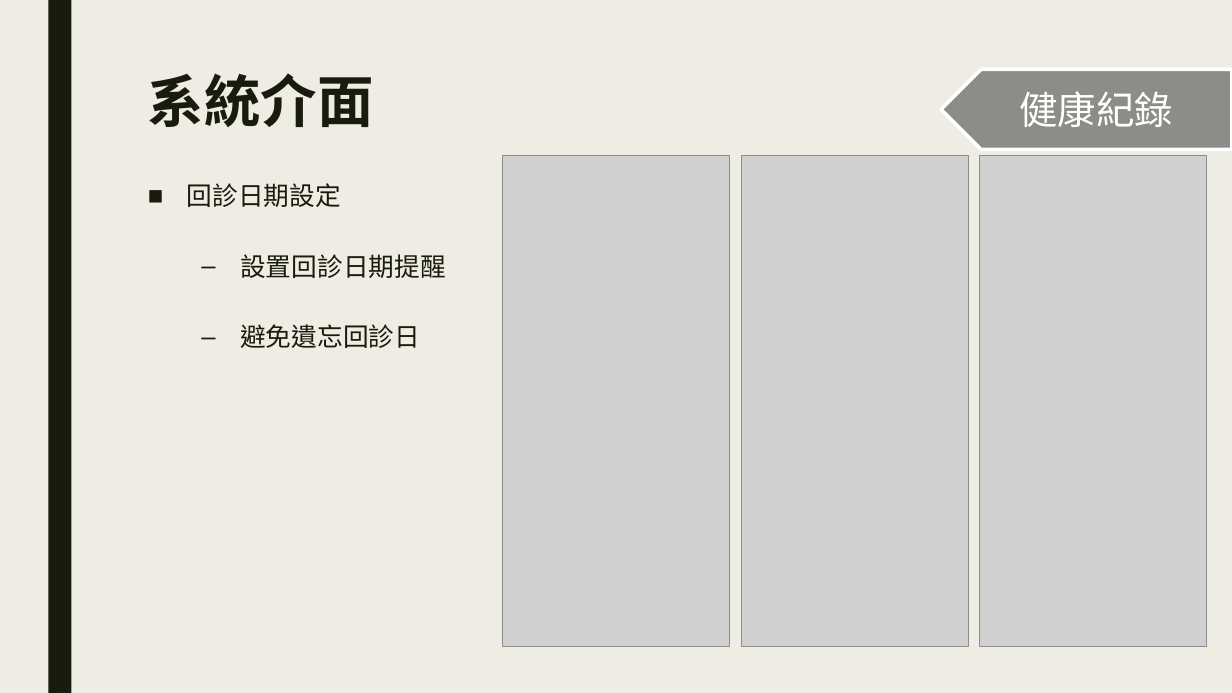
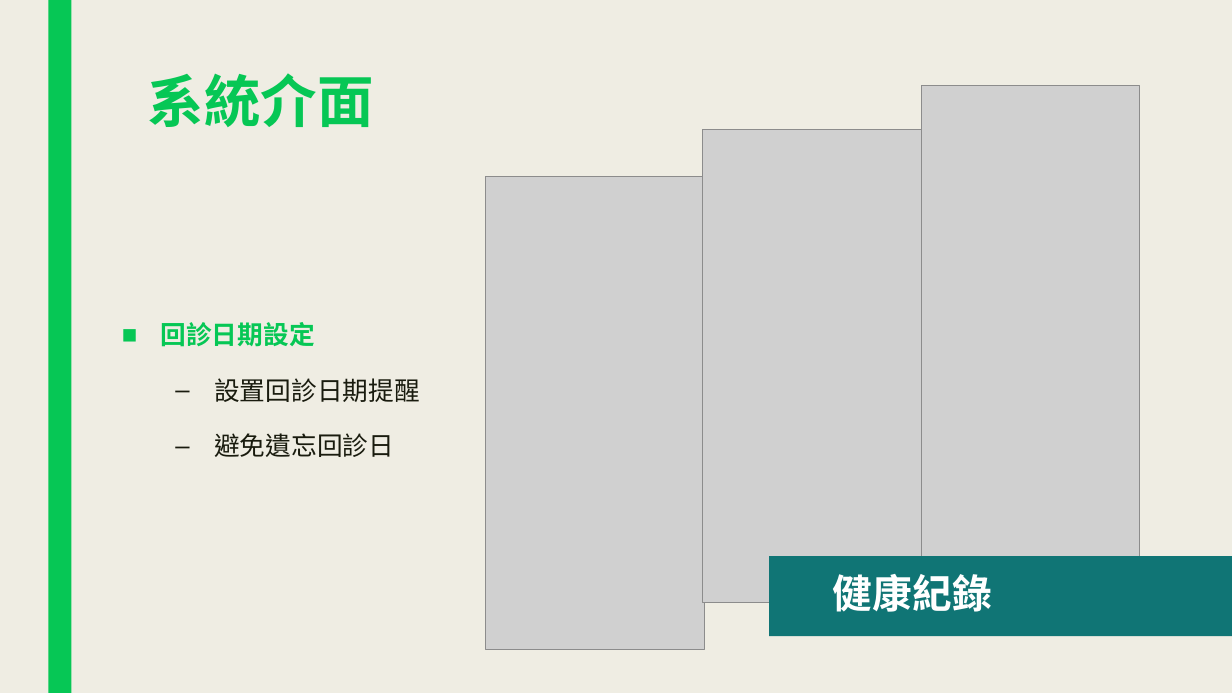
Before and after one commit to plum0411/e-commerce, a slide deck: slide 20 of LINE在電商領域能提出之新功能.pptx (slide 16 before the commit). Drawn at 1232x693 pixels with LibreOffice and Linux fonts; fonts in the diff are those of the drawing; grey boxes stand for pictures. Boxes give left, top, right and bottom in pixels: in the first picture for what was removed or moved away, otherwise in the second. Text is boxed around its words. In the diff, an @@ line names an element or a change of style, - is before the commit and + after.

```diff
--- a/LINE在電商領域能提出之新功能.pptx
+++ b/LINE在電商領域能提出之新功能.pptx
@@ rectangle at (x1=48, y1=0, x2=71, y2=693): fill #191B0E to #06C755 @@
@@ title "系統介面" at (x1=148, y1=73, x2=374, y2=127): text colour #191B0E to #06C755 @@
@@ picture resized from (x1=981, y1=155, x2=1208, y2=646) to (x1=921, y1=85, x2=1140, y2=558) @@
@@ picture resized from (x1=741, y1=155, x2=969, y2=646) to (x1=703, y1=130, x2=921, y2=604) @@
@@ picture resized from (x1=503, y1=155, x2=730, y2=646) to (x1=486, y1=177, x2=704, y2=650) @@
@@ text "回診日期設定" moved from (x1=187, y1=183, x2=446, y2=348) to (x1=161, y1=322, x2=420, y2=457) @@
@@ text "回診日期設定" at (x1=161, y1=322, x2=420, y2=457): font Roboto to Noto Sans CJK SC; text colour #191B0E to #06C755, bold on in "回診日期設定"; line spacing 2 to 0.94; line spacing 2 to 1.5 @@
@@ rectangle "健康紀錄" resized from (x1=941, y1=69, x2=1232, y2=150) to (x1=770, y1=556, x2=1232, y2=637) @@
@@ rectangle "健康紀錄" at (x1=770, y1=556, x2=1232, y2=637): size 30 to 31 pt, bold on; alignment centre to left; line spacing 1 to 0.9; more space between paragraphs; pentagon arrow to rectangle; fill #8C8D86 to #107575; outline #FFFFFF 2.75 pt to none; mirrored @@
```
Also in this commit, not shown: 22 other slides changed, 5 slides added, 2 other files.
